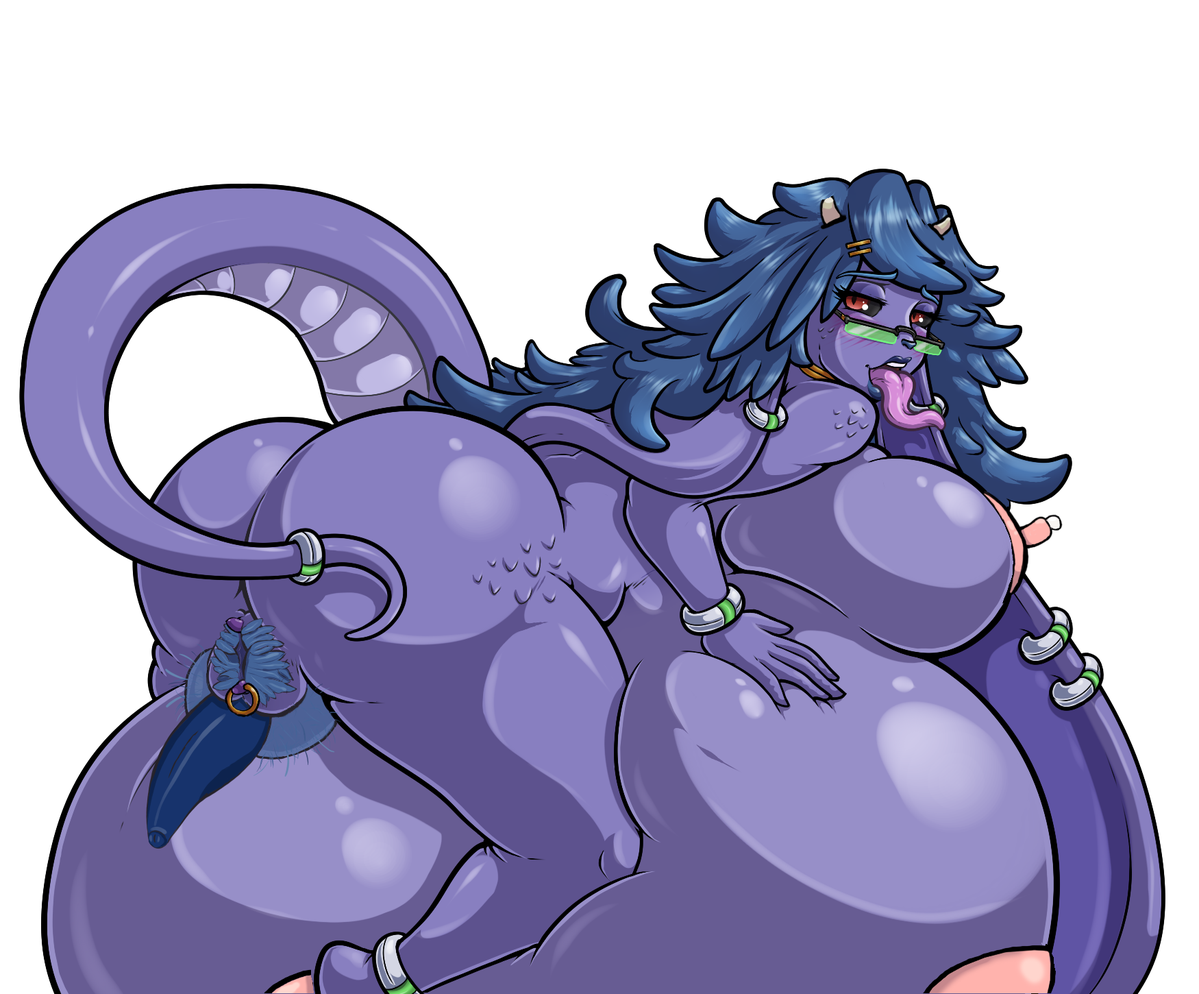
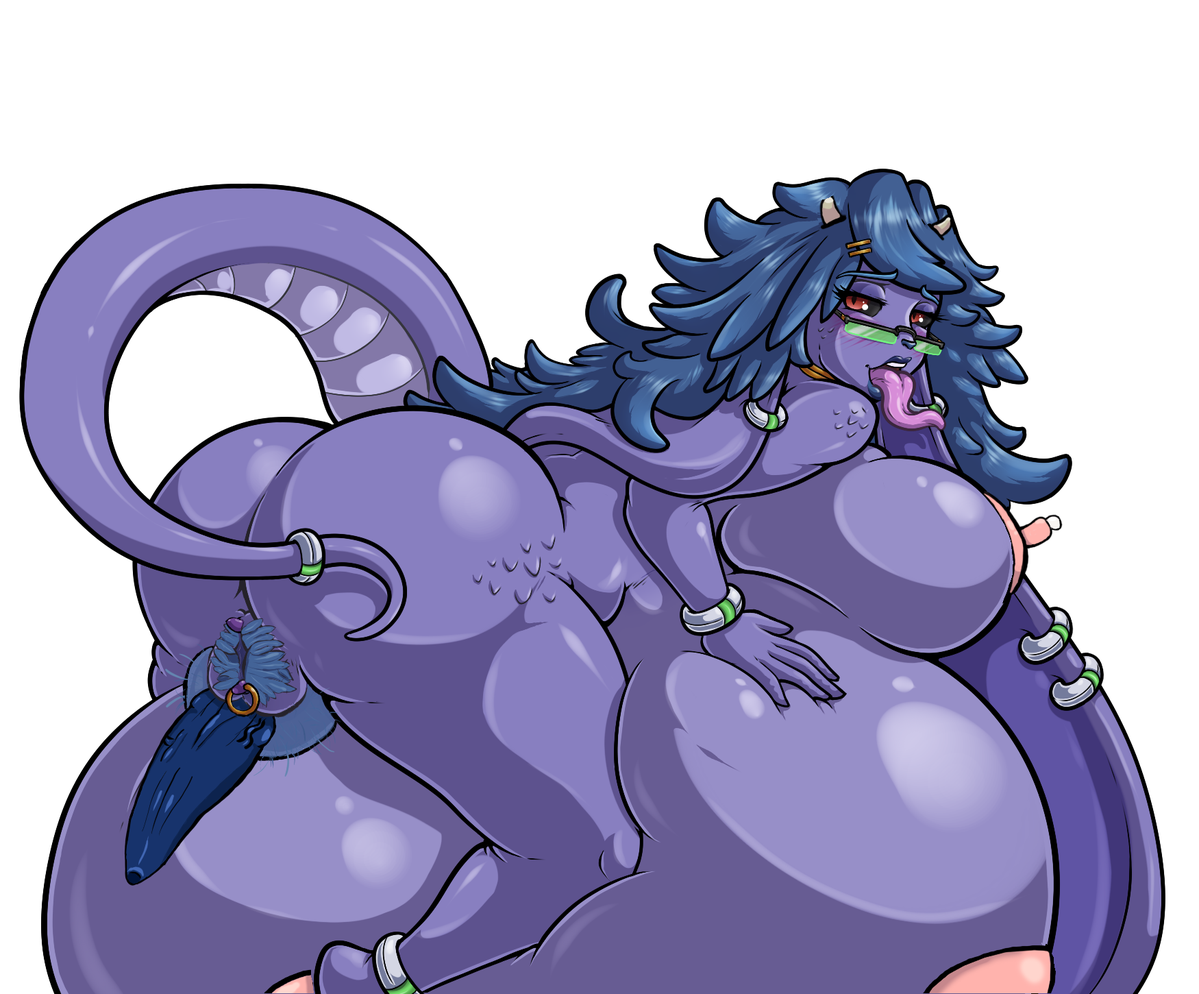
Comparing the layer stacks of the two 1199×994 images. Changes:
painted on "Treated_Futa" over left=167, top=646, right=324, bottom=772
painted on "Futa" over left=122, top=645, right=338, bottom=886
